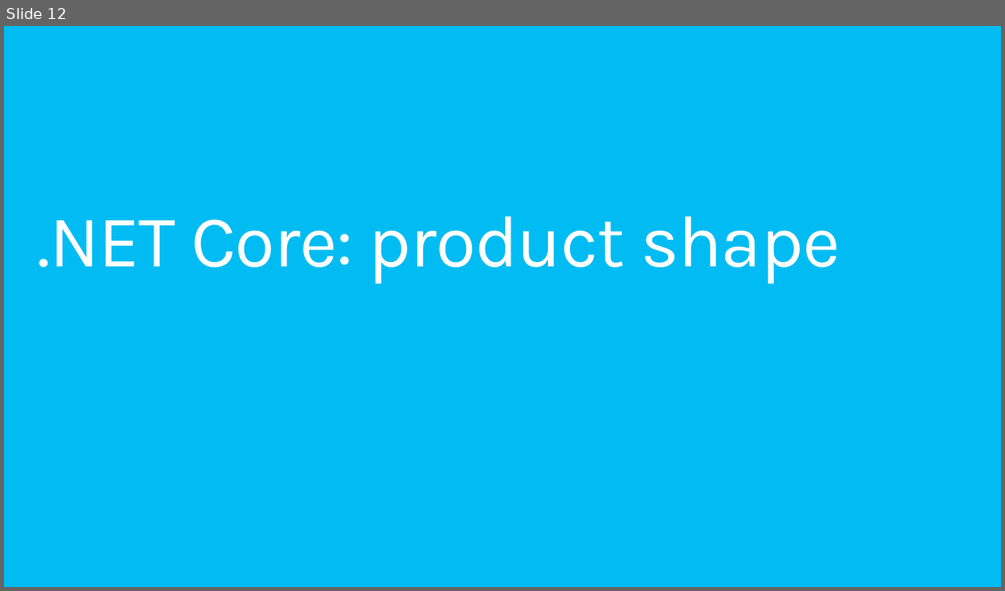
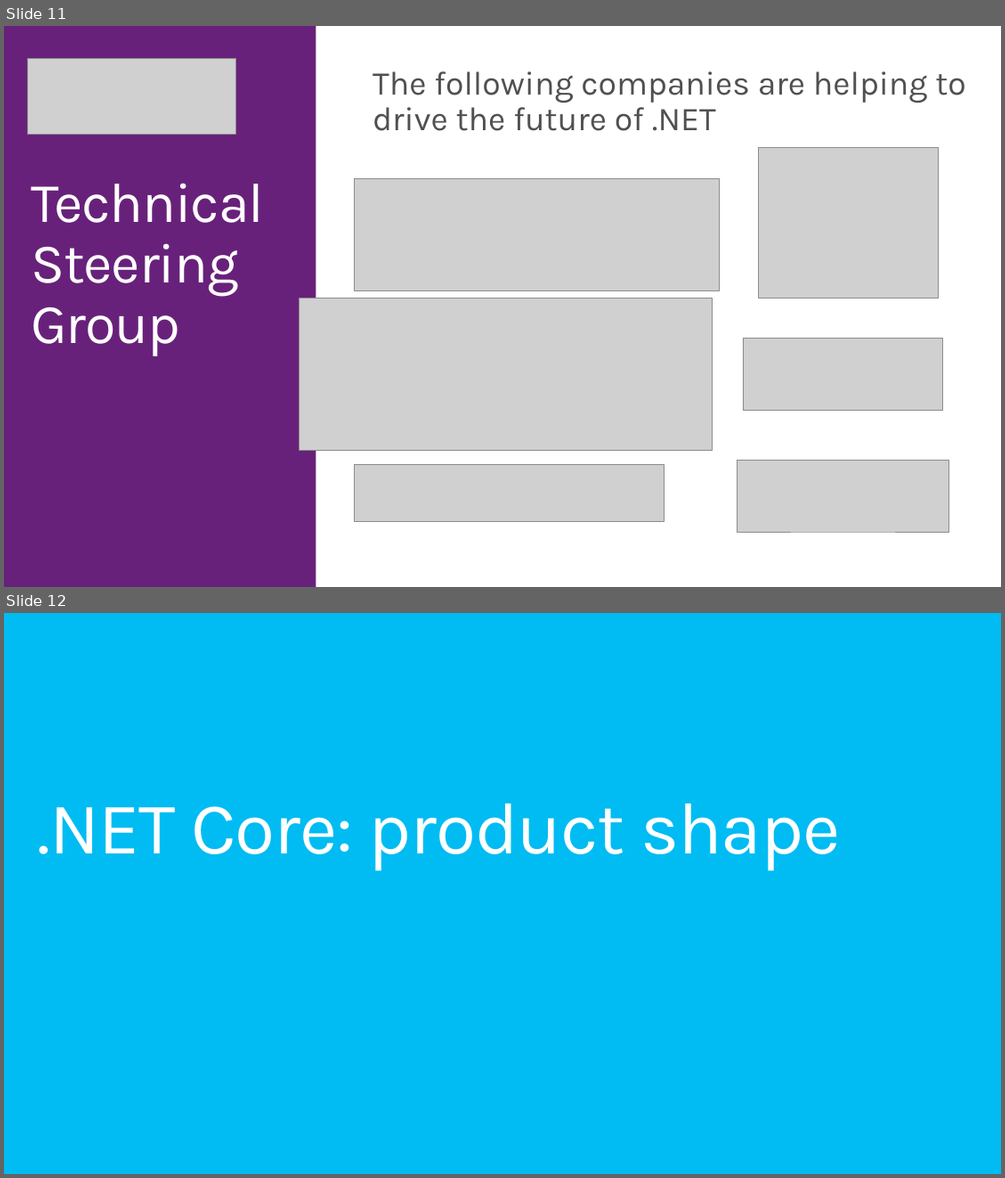
Before and after one commit to dotnet-presentations/dotnetcore-workshop, a slide deck: 1-Overview-Tools-Acquisition/netcore-workshop-overview-tools.pptx. Shown one above the other, each under a label of ours: slide 12 before the commit, slides 11 and 12 after it. The pictures are 1005x591 and 1005x1178 pixels, drawn with LibreOffice and Linux fonts; fonts in the diff are those of the drawing; grey boxes stand for pictures; background and template pictures are left out. Boxes give left, top, right and bottom in pixels: in the first picture for what was removed or moved away, otherwise in the second. Text is boxed around its words. In the diff, an @@ line names an element or a change of style, - is before the commit and + after.

```diff
--- a/1-Overview-Tools-Acquisition/netcore-workshop-overview-tools.pptx
+++ b/1-Overview-Tools-Acquisition/netcore-workshop-overview-tools.pptx
@@ slide 11 added at (x1=4, y1=26, x2=1001, y2=587), background #FFFFFF @@
@@ rectangle added at (x1=4, y1=26, x2=316, y2=587), fill #68217A @@
@@ picture added at (x1=28, y1=58, x2=236, y2=134) @@
@@ text added at (x1=372, y1=71, x2=965, y2=131), 32.6 pt, text #505050 @@
+The following companies are helping to drive the future of .NET
@@ picture added at (x1=758, y1=148, x2=938, y2=298) @@
@@ title added at (x1=31, y1=183, x2=264, y2=356), 55 pt, text #FFFFFF @@
+Technical Steering Group
@@ picture added at (x1=355, y1=178, x2=720, y2=291) @@
@@ picture added at (x1=299, y1=298, x2=712, y2=450) @@
@@ picture added at (x1=743, y1=338, x2=943, y2=410) @@
@@ picture added at (x1=355, y1=464, x2=663, y2=522) @@
@@ picture added at (x1=737, y1=460, x2=949, y2=532) @@
```
Also in this commit, not shown: 20 slides changed, 2 other slides added, 5 slides removed.
